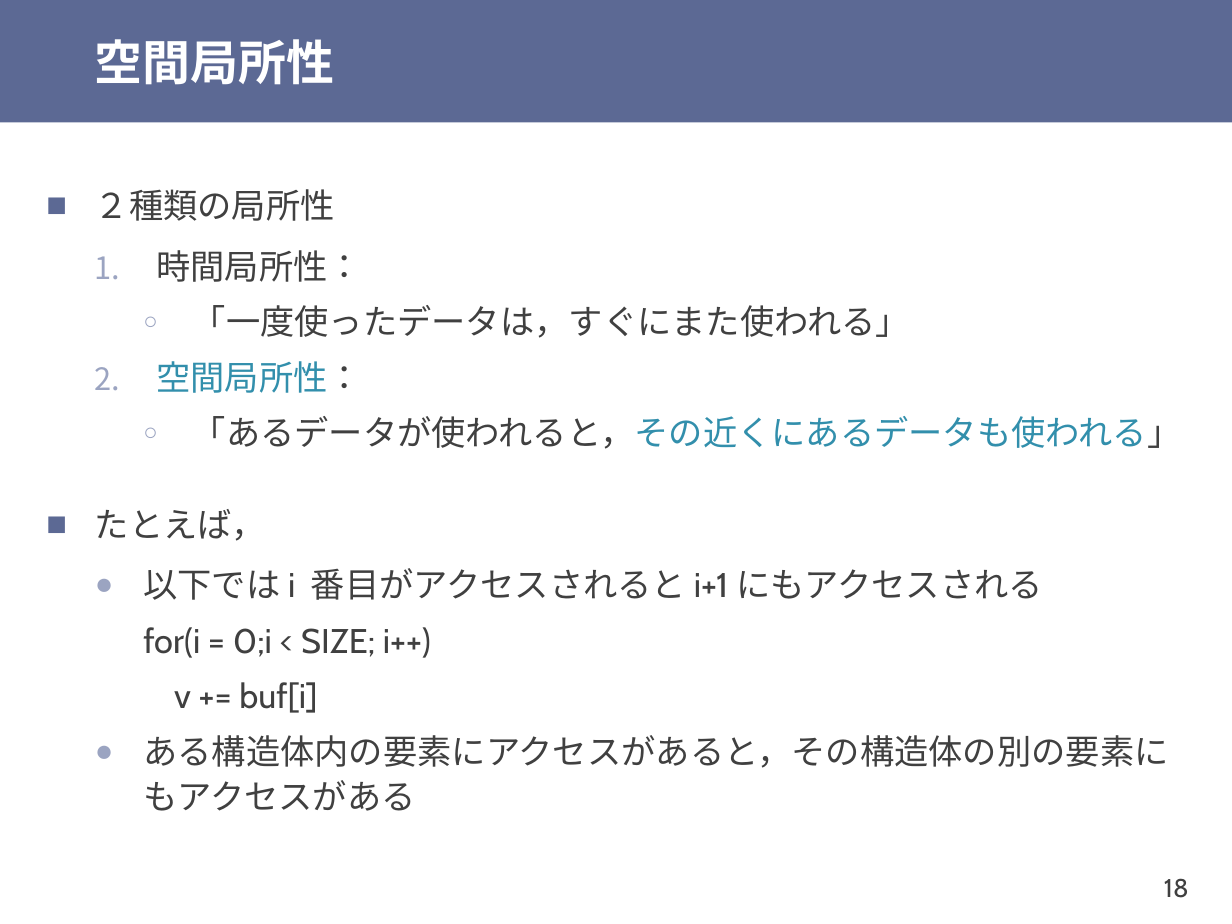
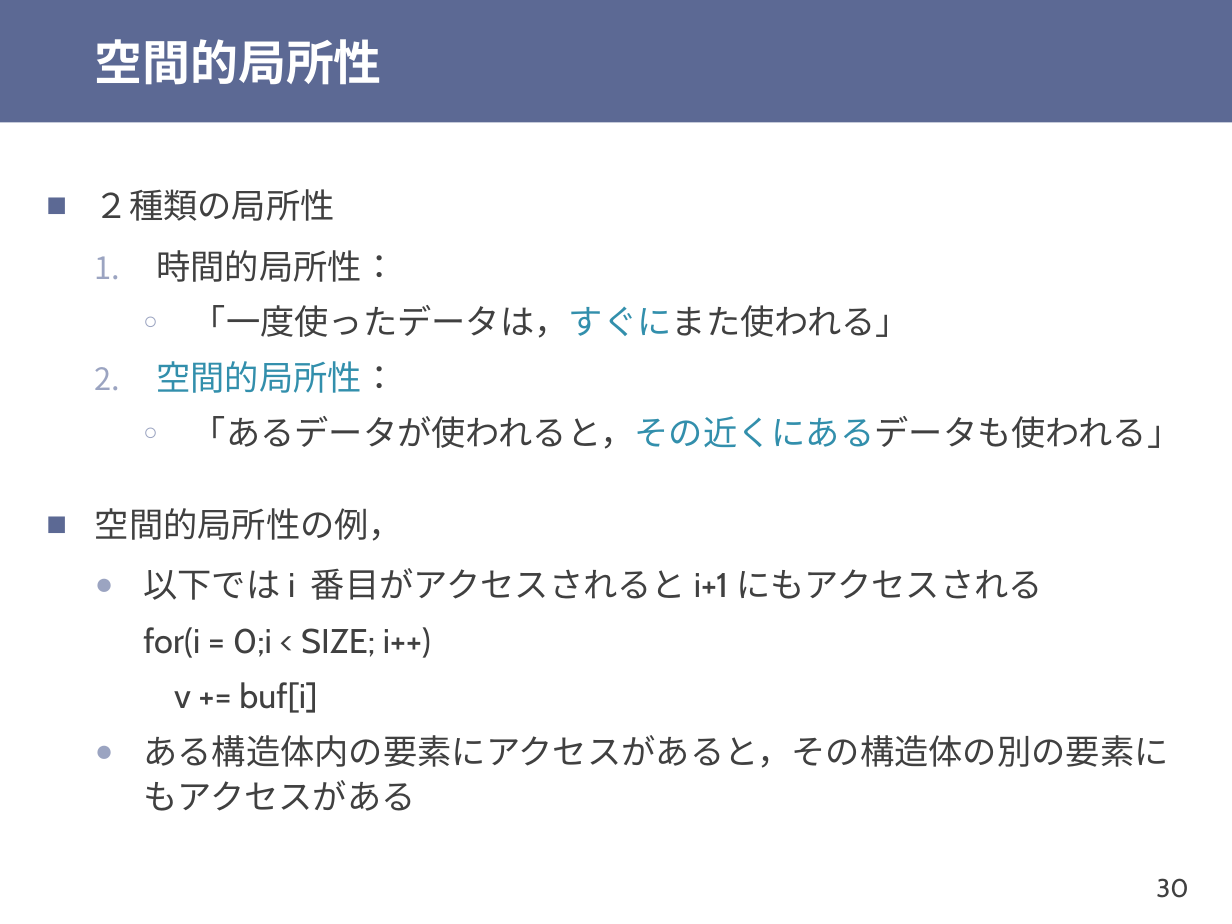
Before and after one commit to shioyadan/otya-computer-architecture-i, a slide deck: slide 30 of cai-shioya-10.pptx (slide 18 before the commit). Drawn at 1232x924 pixels with LibreOffice and Linux fonts; fonts in the diff are those of the drawing. Boxes give left, top, right and bottom in pixels: in the first picture for what was removed or moved away, otherwise in the second. Text is boxed around its words. In the diff, an @@ line names an element or a change of style, - is before the commit and + after.

```diff
--- a/cai-shioya-10.pptx
+++ b/cai-shioya-10.pptx
@@ title at (x1=95, y1=39, x2=382, y2=85): text changed @@
-空間局所性
+空間的局所性
@@ text at (x1=156, y1=250, x2=396, y2=282): text changed @@
-  1. 時間局所性：
+  1. 時間的局所性：
@@ text at (x1=192, y1=305, x2=1182, y2=449): text colour #404040 to #328FAC in "「一度使ったデータは，すぐにまた使われる」"; text colour #328FAC to #404040 in "「あるデータが使われると，その近くにあるデータも使われる」" @@
@@ text at (x1=156, y1=361, x2=396, y2=393): text changed @@
-  2. 空間局所性：
+  2. 空間的局所性：
@@ text at (x1=95, y1=508, x2=403, y2=541): text changed @@
-■ たとえば，
+■ 空間的局所性の例，
@@ page number at (x1=1156, y1=878, x2=1188, y2=898): text changed @@
-18
+30
```
Also in this commit, not shown: 16 other slides changed, 52 slides added, 3 other files.
